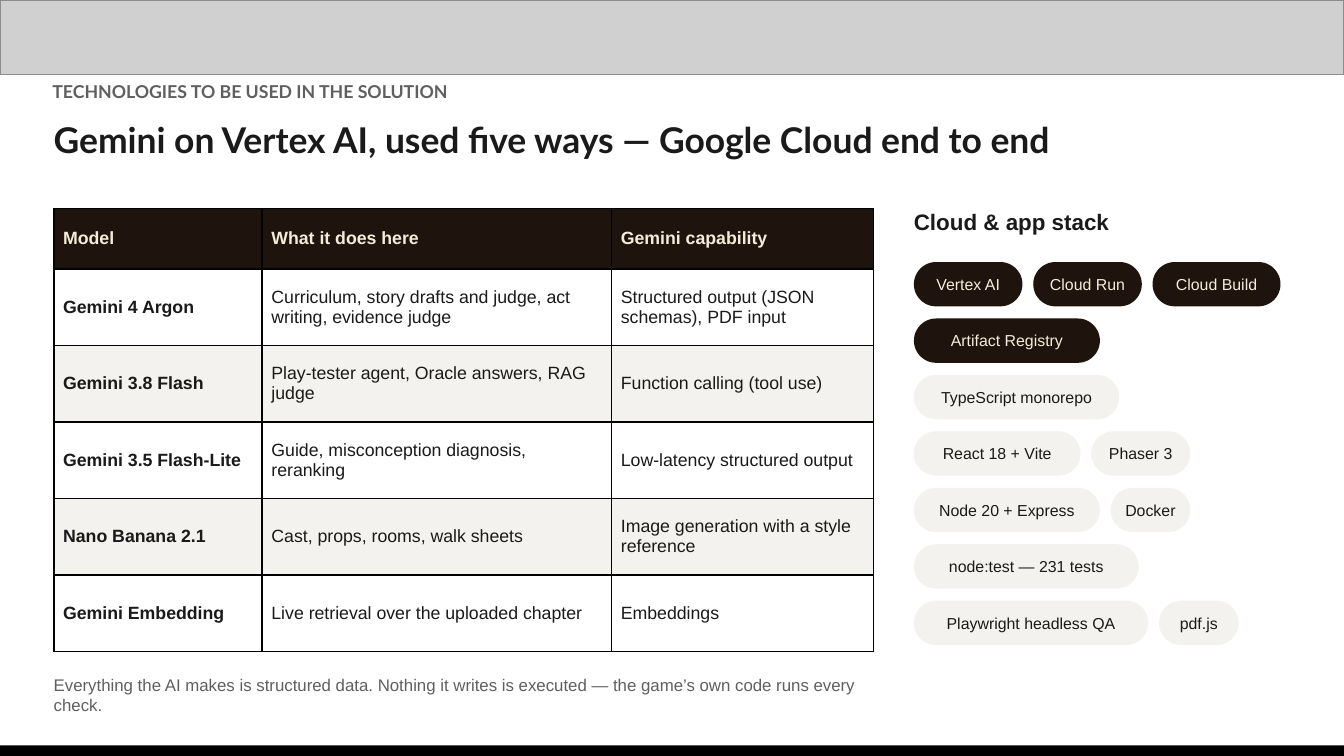
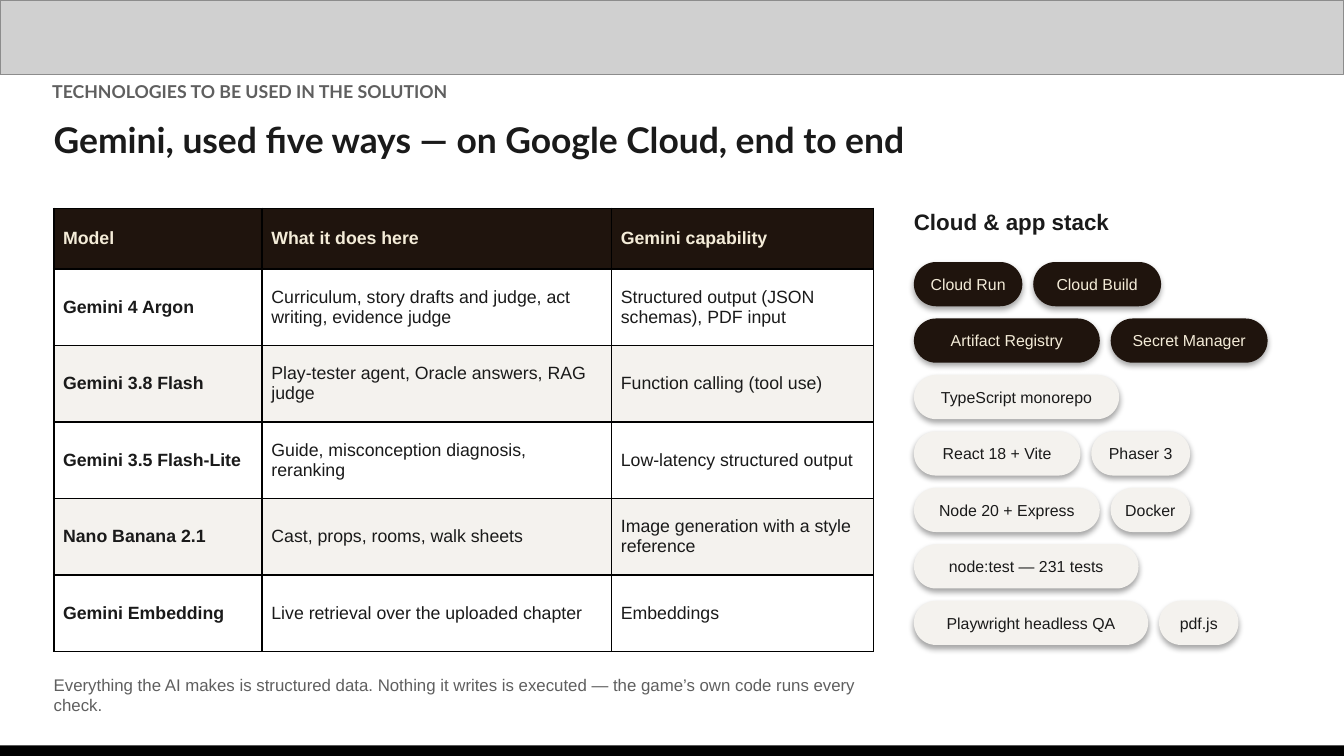
Before and after one commit to capsemble/akagami, a slide deck: slide 8 of finwing - Chapter Quest - AI Builder Cup Submission.pptx. Drawn at 1344x756 pixels with LibreOffice and Linux fonts; fonts in the diff are those of the drawing; grey boxes stand for pictures. Boxes give left, top, right and bottom in pixels: in the first picture for what was removed or moved away, otherwise in the second. Text is boxed around its words. In the diff, an @@ line names an element or a change of style, - is before the commit and + after.

```diff
--- a/finwing - Chapter Quest - AI Builder Cup Submission.pptx
+++ b/finwing - Chapter Quest - AI Builder Cup Submission.pptx
@@ text at [54,126,904,160]: text changed @@
-Gemini on Vertex AI, used five ways — Google Cloud end to end
+Gemini, used five ways — on Google Cloud, end to end
@@ rounded rectangle: place and size @@
-rounded rectangle at [1034,262,1142,306]
+rounded rectangle at [1034,262,1161,306]
@@ text "Cloud Run": place and size @@
-text "Cloud Run" at [1050,278,1125,290]
+text "Cloud Run" at [931,278,1005,290]
@@ text removed at [936,279,1000,290] @@
-Vertex AI
@@ text "Cloud Build": place and size @@
-text "Cloud Build" at [1176,278,1257,290]
+text "Cloud Build" at [1057,278,1137,290]
@@ shadow on in 12 elements at [914,262,1023,306], [914,319,1099,363], [914,375,1120,419], [914,431,1081,476], [1091,431,1191,476], [914,488,1099,532], [1110,488,1189,532], [914,544,1138,589], [914,601,1148,645], [1159,601,1238,645], [1034,262,1161,306], [1110,319,1267,363] @@
@@ rounded rectangle: place and size @@
-rounded rectangle at [1153,262,1281,306]
+rounded rectangle at [1110,319,1267,363]
@@ text added at [1133,335,1246,350], 8.5 pt, text #F4ECD8 @@
+Secret Manager
```
Also in this commit, not shown: 11 other slides changed, 1 slide removed, 13 other files.
